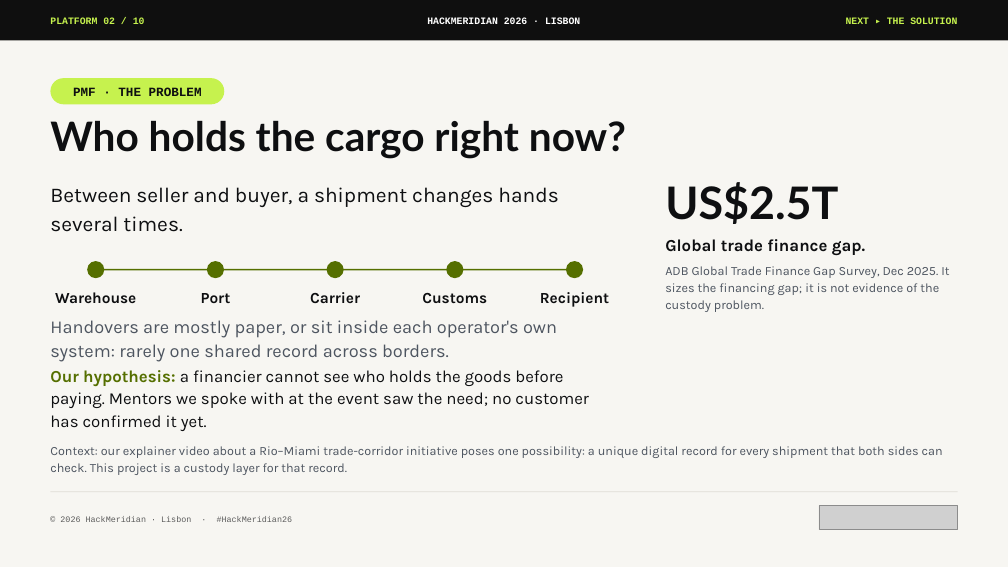
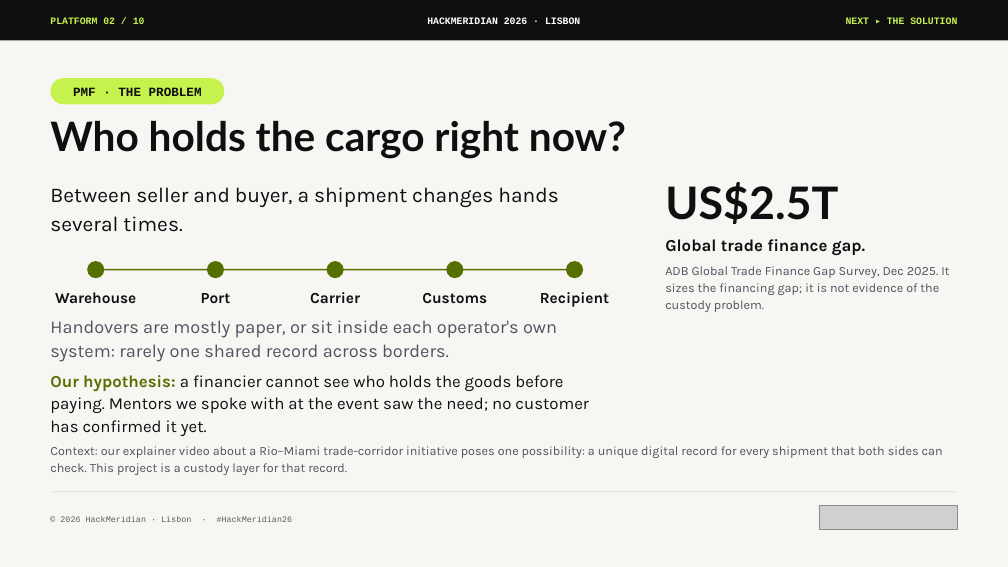
Before and after one commit to pwsaragossy/hackmeridian-cos, a slide deck: slide 2 of projects/hackmeridian-rail/deck/radox-custody-rail.pptx. Drawn at 1008x567 pixels with LibreOffice and Linux fonts; fonts in the diff are those of the drawing; grey boxes stand for pictures. Boxes give left, top, right and bottom in pixels: in the first picture for what was removed or moved away, otherwise in the second. Text is boxed around its words. In the diff, an @@ line names an element or a change of style, - is before the commit and + after.

```diff
--- a/projects/hackmeridian-rail/deck/radox-custody-rail.pptx
+++ b/projects/hackmeridian-rail/deck/radox-custody-rail.pptx
@@ text "Our hypothesis: a financier cannot ...": place and size @@
-text "Our hypothesis: a financier cannot ..." at bbox=[50, 370, 589, 431]
+text "Our hypothesis: a financier cannot ..." at bbox=[50, 375, 589, 436]
```
Also in this commit, not shown: 4 other files.
